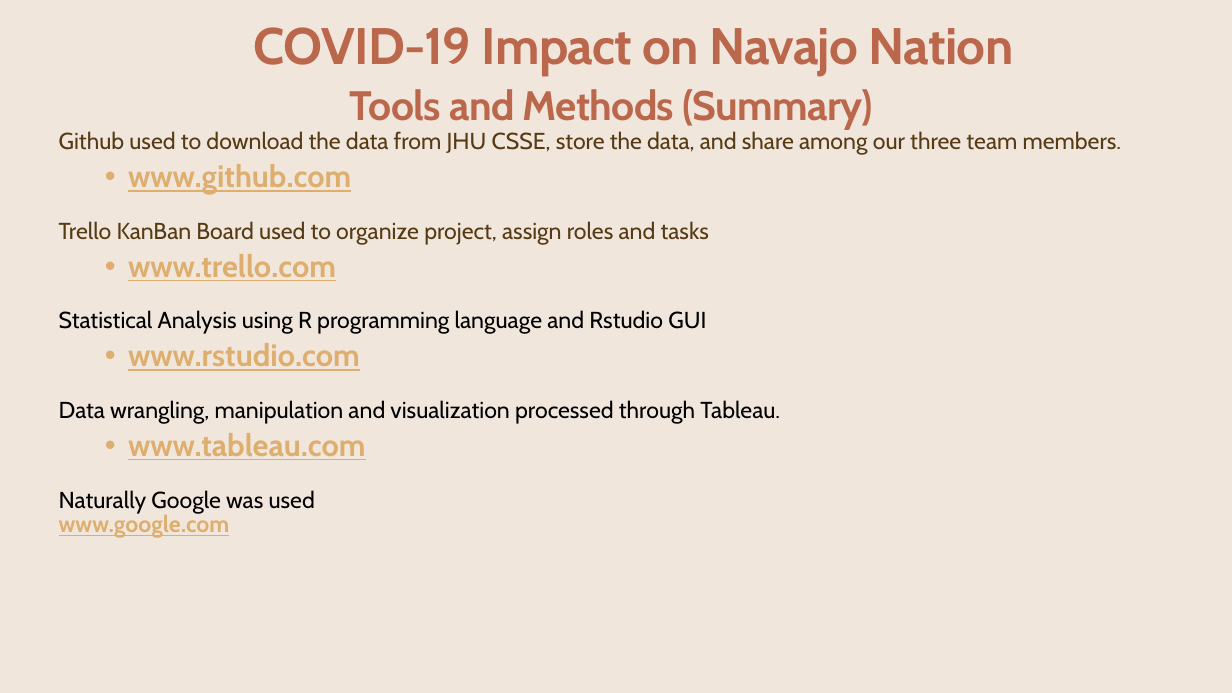
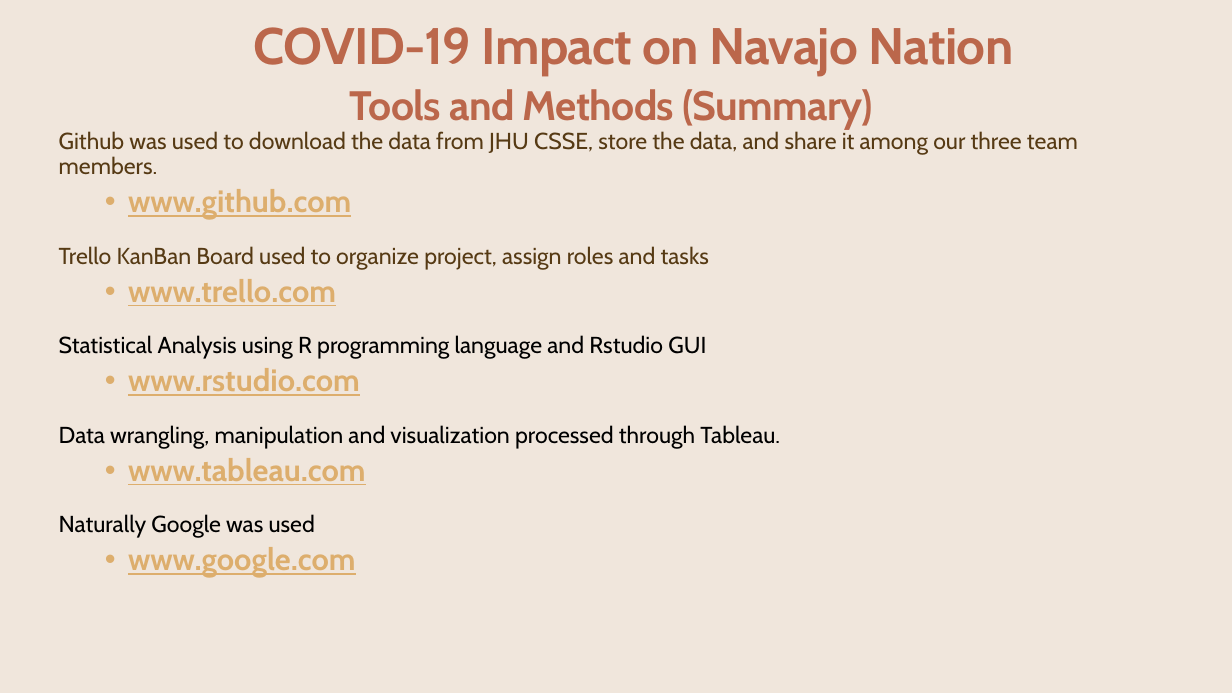
Before and after one commit to CCostenbader/Covid-19-effects-on-the-Navajo-Nation-Indian-Tribe, a slide deck: slide 13 of FinalPPMatt.pptx. Drawn at 1232x693 pixels with LibreOffice and Linux fonts; fonts in the diff are those of the drawing; background and template pictures are left out. Boxes give left, top, right and bottom in pixels: in the first picture for what was removed or moved away, otherwise in the second. Text is boxed around its words. In the diff, an @@ line names an element or a change of style, - is before the commit and + after.

```diff
--- a/FinalPPMatt.pptx
+++ b/FinalPPMatt.pptx
@@ text at bbox=[59, 131, 1078, 175]: text changed @@
-Github used to download the data from JHU CSSE, store the data, and share among our three team members.
+Github was used to download the data from JHU CSSE, store the data, and share it among our three team members.
@@ text at bbox=[128, 547, 356, 577]: size 18 to 24 pt in "www.google.com"; bullet none to •; list level 1 to 2 in "www.google.com" @@
```
Also in this commit, not shown: 7 other slides changed.
